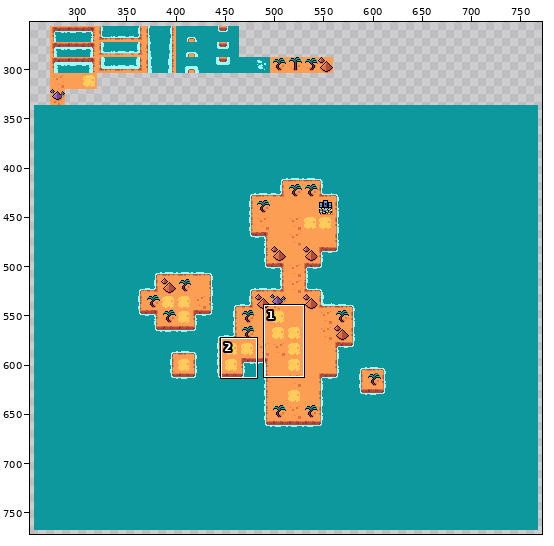
File history of a pixel-art file, graphics/overworld_level_bg.aseprite. The first picture is a wide view before the edit; the outline marks the close-up.
Close-up. Old version:
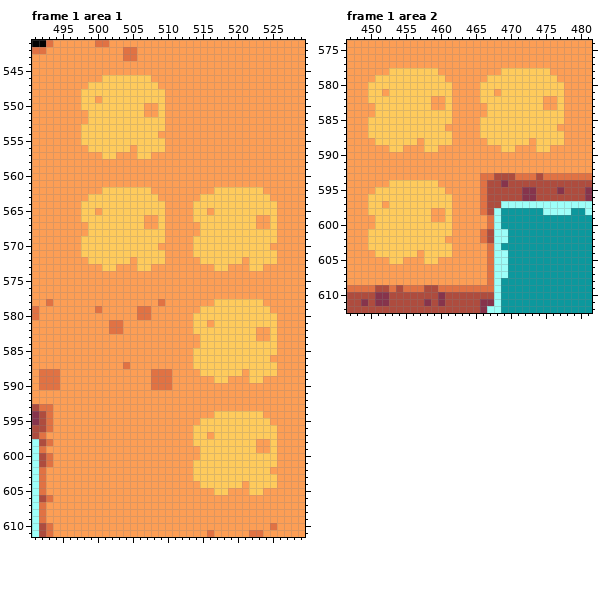
1024x1024 pixels, 3 frames. Shown: frame 1 area 1: x 491..529, y 541..611; frame 1 area 2: x 447..481, y 574..612. The wide view leaves out empty margins. The commit also changed other frames or places, which this record leaves out.
New version:
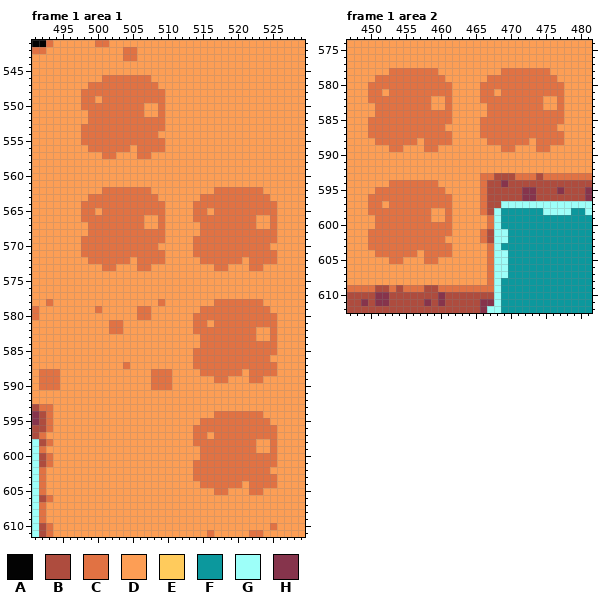
Palette (. is transparent): A #030303  B #ae4c3e  C #e17243  D #fd9e55  E #ffcb5c  F #0c989d  G #9dfff9  H #86344c
The exact change:
Frame 1 area 1, layer "Tilemap 16x16":
Colour E gives way to colour C in row 546 at x 501 to 507; in row 547 at x 499 to 508; in row 548 at x 498 to 509; in row 549 at x 498 to 499 and 501 to 509; in row 550 at x 498 to 506 and 509; in row 551 at x 499 to 506 and 509.
Colour E gives way to colour C in row 552 at x 499 to 509; in row 553 at x 498 to 509; in row 554 at x 498 to 508; in row 555 at x 498 to 509; in row 556 at x 499 to 504 and 506 to 509; in row 557 at x 501 to 502 and 506 to 507.
Colour E gives way to colour C in row 562 at x 501 to 507 and 517 to 523; in row 563 at x 499 to 508 and 515 to 524; in row 564 at x 498 to 509 and 514 to 525; in row 565 at x 498 to 499, 501 to 509, 514 to 515 and 517 to 525; in row 566 at x 498 to 506, 509, 514 to 522 and 525; in row 567 at x 499 to 506, 509, 515 to 522 and 525.
Colour E gives way to colour C in row 568 at x 499 to 509 and 515 to 525; in row 569 at x 498 to 509 and 514 to 525; in row 570 at x 498 to 508 and 514 to 524; in row 571 at x 498 to 509 and 514 to 525; in row 572 at x 499 to 504, 506 to 509, 515 to 520 and 522 to 525; in row 573 at x 501 to 502, 506 to 507, 517 to 518 and 522 to 523.
Colour E gives way to colour C in row 578 at x 517 to 523; in row 579 at x 515 to 524; in row 580 at x 514 to 525; in row 581 at x 514 to 515 and 517 to 525; in row 582 at x 514 to 522 and 525; in row 583 at x 515 to 522 and 525.
Colour E gives way to colour C in row 584 at x 515 to 525; in row 585 at x 514 to 525; in row 586 at x 514 to 524; in row 587 at x 514 to 525; in row 588 at x 515 to 520 and 522 to 525; in row 589 at x 517 to 518 and 522 to 523.
Colour E gives way to colour C in row 594 at x 517 to 523; in row 595 at x 515 to 524; in row 596 at x 514 to 525; in row 597 at x 514 to 515 and 517 to 525; in row 598 at x 514 to 522 and 525; in row 599 at x 515 to 522 and 525.
Colour E gives way to colour C in row 600 at x 515 to 525; in row 601 at x 514 to 525; in row 602 at x 514 to 524; in row 603 at x 514 to 525; in row 604 at x 515 to 520 and 522 to 525; in row 605 at x 517 to 518 and 522 to 523.
Frame 1 area 2, layer "Tilemap 16x16":
Colour E gives way to colour C in row 578 at x 453 to 459 and 469 to 475; in row 579 at x 451 to 460 and 467 to 476; in row 580 at x 450 to 461 and 466 to 477; in row 581 at x 450 to 451, 453 to 461, 466 to 467 and 469 to 477; in row 582 at x 450 to 458, 461, 466 to 474 and 477; in row 583 at x 451 to 458, 461, 467 to 474 and 477.
Colour E gives way to colour C in row 584 at x 451 to 461 and 467 to 477; in row 585 at x 450 to 461 and 466 to 477; in row 586 at x 450 to 460 and 466 to 476; in row 587 at x 450 to 461 and 466 to 477; in row 588 at x 451 to 456, 458 to 461, 467 to 472 and 474 to 477; in row 589 at x 453 to 454, 458 to 459, 469 to 470 and 474 to 475.
Colour E gives way to colour C in row 594 at x 453 to 459; in row 595 at x 451 to 460; in row 596 at x 450 to 461; in row 597 at x 450 to 451 and 453 to 461; in row 598 at x 450 to 458 and 461; in row 599 at x 451 to 458 and 461.
Colour E gives way to colour C in row 600 at x 451 to 461; in row 601 at x 450 to 461; in row 602 at x 450 to 460; in row 603 at x 450 to 461; in row 604 at x 451 to 456 and 458 to 461; in row 605 at x 453 to 454 and 458 to 459.
Pixel boxes of the changes (left, top, right, bottom) in both close-ups:
changed: (81, 75, 165, 159)
changed: (81, 187, 277, 271)
changed: (193, 299, 277, 495)
changed: (368, 68, 452, 264)
changed: (480, 68, 564, 152)
